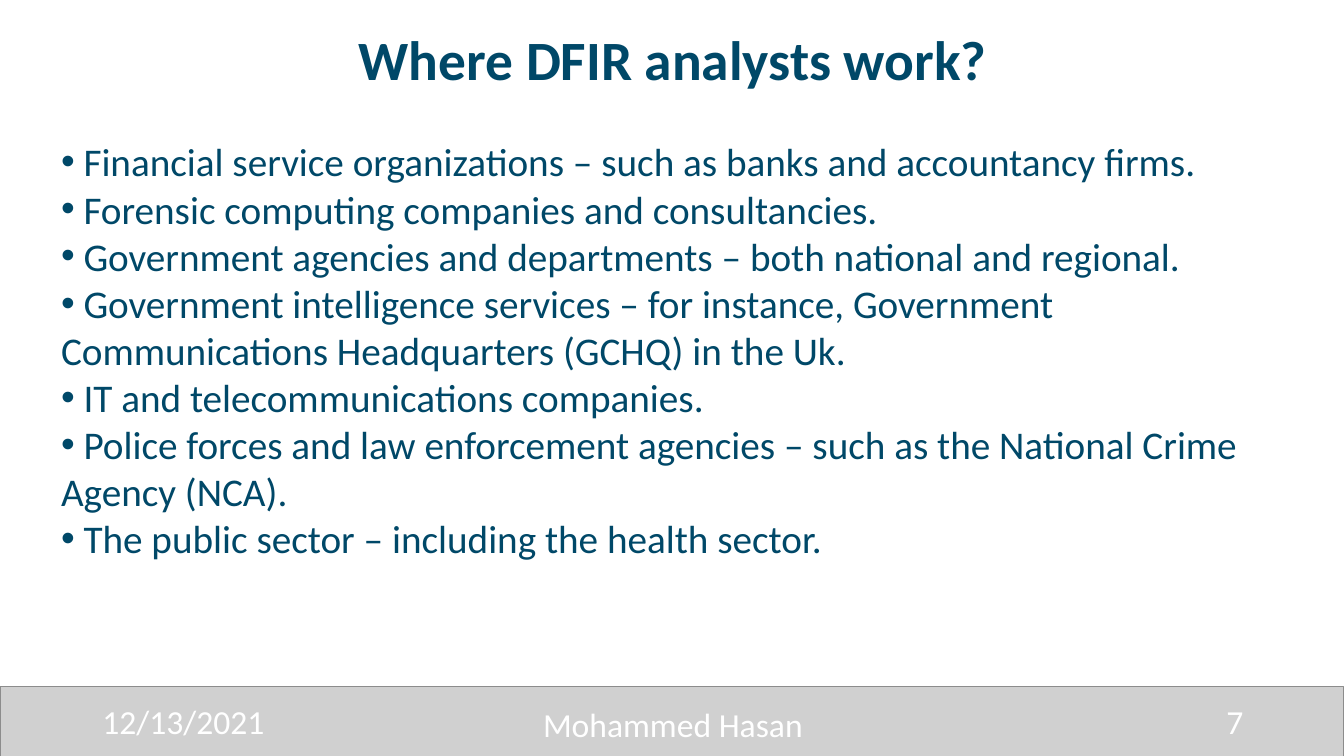
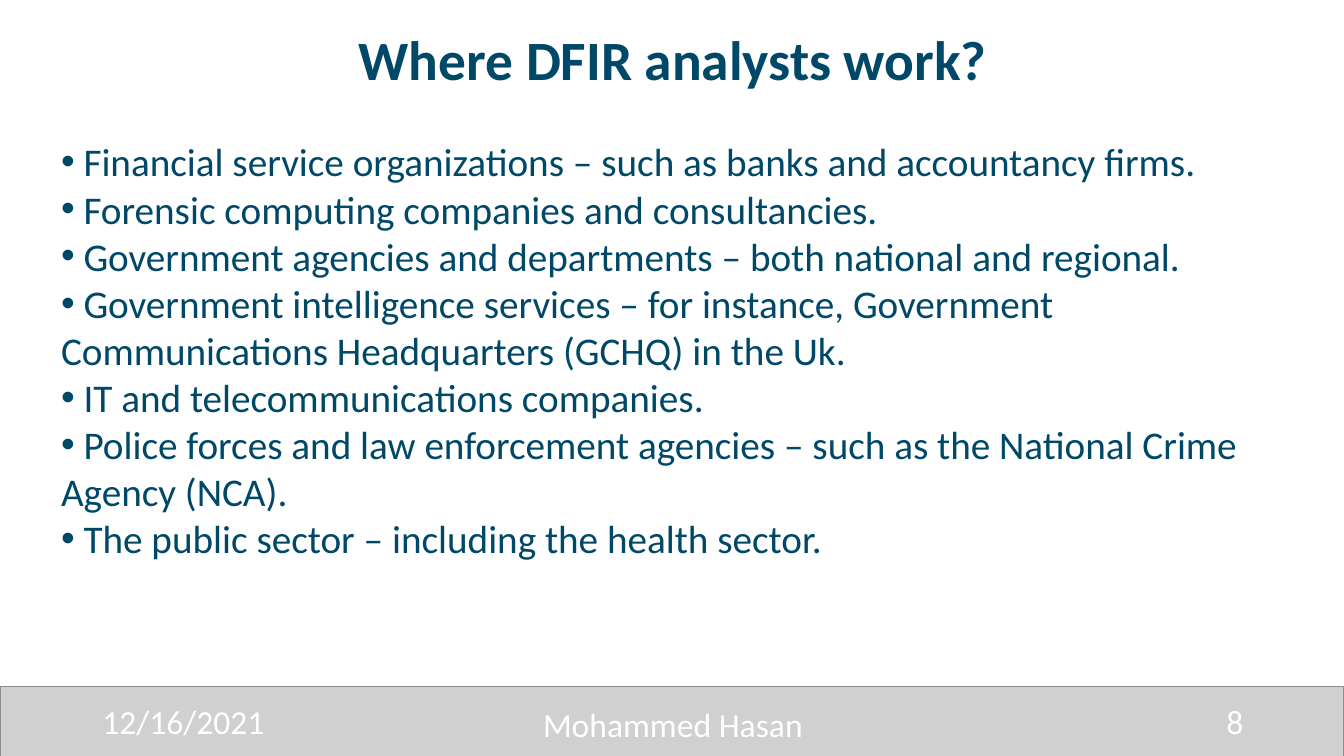
Before and after one commit to 0xHasanM/MISC, a slide deck: slide 8 of Talks/INSEC/INSEC.pptx (slide 7 before the commit). Drawn at 1344x756 pixels with LibreOffice and Linux fonts; fonts in the diff are those of the drawing; grey boxes stand for pictures. Boxes give left, top, right and bottom in pixels: in the first picture for what was removed or moved away, otherwise in the second. Text is boxed around its words. In the diff, an @@ line names an element or a change of style, - is before the commit and + after.

```diff
--- a/Talks/INSEC/INSEC.pptx
+++ b/Talks/INSEC/INSEC.pptx
@@ text at [102, 711, 264, 735]: text changed @@
-12/13/2021
+12/16/2021
@@ text at [1226, 711, 1243, 734]: text changed @@
-7
+8
```
Also in this commit, not shown: 9 other slides changed, 1 slide removed.
